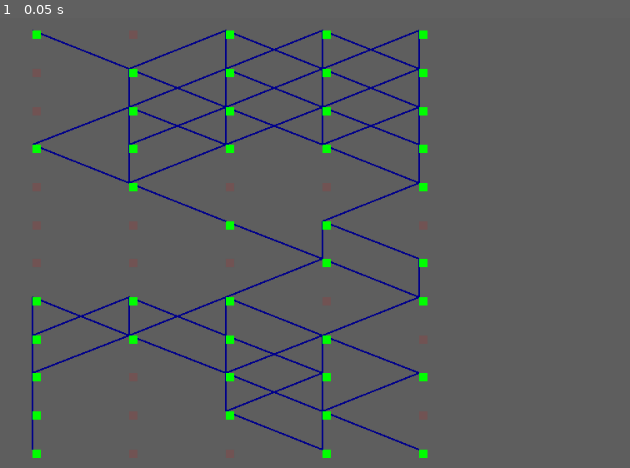
Above: before the commit, frame 1.
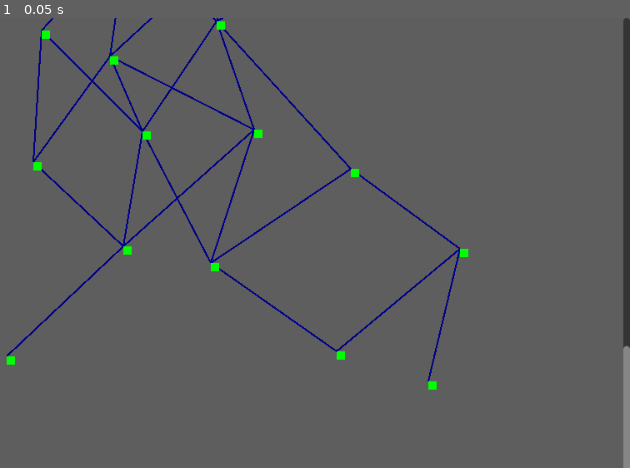
Above: after the commit, the same moment.

Repository: kedalovo/-SG-Spaceship-Management
Game: Godot game, scene res://Map/map.tscn
The game is run twice, just before and just after one commit, with the same random seed, the same clock (stepped at 60 frames per second) and the same inputs. This scene is started directly instead of the project's main scene.
Inputs:
- Up to frame 1 (0.05 s): no input

The runs differ from the first frame. In frame 1, 8.3% of the frame differs, in the area x 0-100%, y 0-100%.

Commit message:
Finished map generation algorithm. Now Map Nodes are placed in a grid with a random offset, which looks quite nice

Diff:
--- a/Map/map.gd
+++ b/Map/map.gd
@@ -4,11 +4,15 @@
 const MAP_NODE = preload("res://Map/Map Node/map_node.tscn")
 
 @onready var map_nodes: Node2D = $"Map Nodes"
-@onready var v_box: VBoxContainer = $Scroll/VBox
+#@onready var v_box: VBoxContainer = $Scroll/VBox
+@onready var map_container: Control = $"Scroll/Map Container"
+@onready var scroll: ScrollContainer = $Scroll
 
 const NUM_OF_DELETIONS: int = 20
-const LINE_NUM: int = 12
+const LINE_NUM: int = 15
 const LINE_LENGTH: int = 5
+const POS_X_SPREAD: int = 32
+const POS_Y_SPREAD: int = 32
 
 var grid: Array[Array] = []
 var dummy_grid: Dictionary
@@ -16,6 +20,7 @@
 
 func _ready() -> void:
 	generate_map()
+	scroll.set_deferred(&"scroll_vertical", 1504)
 
 
 func _physics_process(_delta: float) -> void:
@@ -57,6 +62,8 @@
 	# Deleting random nodes
 	for i in NUM_OF_DELETIONS:
 		var num: int = dummy_grid.keys().pick_random()
+		if dummy_grid[num].is_empty():
+			continue
 		var deleting: int = dummy_grid[num].pick_random()
 		grid[num][deleting].disabled = true
 		dummy_grid[num].erase(deleting)
@@ -131,27 +138,29 @@
 	# Visualising result
 	for i in range(grid.size() - 1, -1, -1):
 		var line: Array = grid[i]
-		var h_box: HBoxContainer = HBoxContainer.new()
-		v_box.add_child(h_box)
-		h_box.size_flags_vertical = Control.SIZE_SHRINK_CENTER + Control.SIZE_EXPAND
-		var console_line: String = ""
+		#var h_box: HBoxContainer = HBoxContainer.new()
+		#v_box.add_child(h_box)
+		#h_box.size_flags_vertical = Control.SIZE_SHRINK_CENTER + Control.SIZE_EXPAND
+		#var console_line: String = ""
 		for j in LINE_LENGTH:
 			var color_rect: ColorRect = ColorRect.new()
-			h_box.add_child(color_rect)
+			#h_box.add_child(color_rect)
+			map_container.add_child(color_rect)
 			color_rect.size_flags_horizontal = Control.SIZE_SHRINK_CENTER + Control.SIZE_EXPAND
 			color_rect.custom_minimum_size = Vector2(10, 10)
+			color_rect.position = Vector2(j * 128 + 224 + randi_range(-POS_X_SPREAD, POS_X_SPREAD), i * 128 + 128 + randi_range(-POS_Y_SPREAD, POS_Y_SPREAD))
 			#var text := Label.new()
 			#text.text = str(line[j].reason)
 			line[j].reparent(color_rect)
 			#color_rect.add_child(text)
 			line[j].position = Vector2.ZERO
 			color_rect.add_to_group(&"visual_map_nodes")
-			var s: String = "[1] "
+			#var s: String = "[1] "
 			if line[j].disabled:
-				#color_rect.hide()
-				s = "[0] "
+				color_rect.hide()
+				#s = "[0] "
 				color_rect.color = Color("ff00001e")
 			else:
 				color_rect.color = Color("00ff00")
-			console_line += s
-		print(console_line)
+			#console_line += s
+		#print(console_line)
--- a/Map/map.tscn
+++ b/Map/map.tscn
@@ -12,11 +12,11 @@
 color = Color(0.367188, 0.367188, 0.367188, 1)
 
 [node name="Scroll" type="ScrollContainer" parent="."]
-offset_left = 192.0
-offset_right = 768.0
+offset_right = 960.0
 offset_bottom = 544.0
 
-[node name="VBox" type="VBoxContainer" parent="Scroll"]
+[node name="Map Container" type="Control" parent="Scroll"]
+custom_minimum_size = Vector2(576, 2048)
 layout_mode = 2
 size_flags_horizontal = 3
 size_flags_vertical = 3
